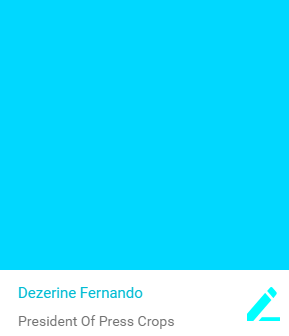
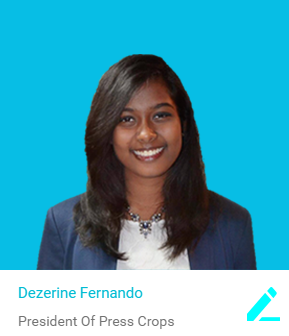
Layered file, before and after one edit (289x336). Changes by layer:
added layer "Layer 2" above "Shape 1" over [36, 54, 258, 270]
painted on "Layer 0" over [0, 0, 289, 270]
